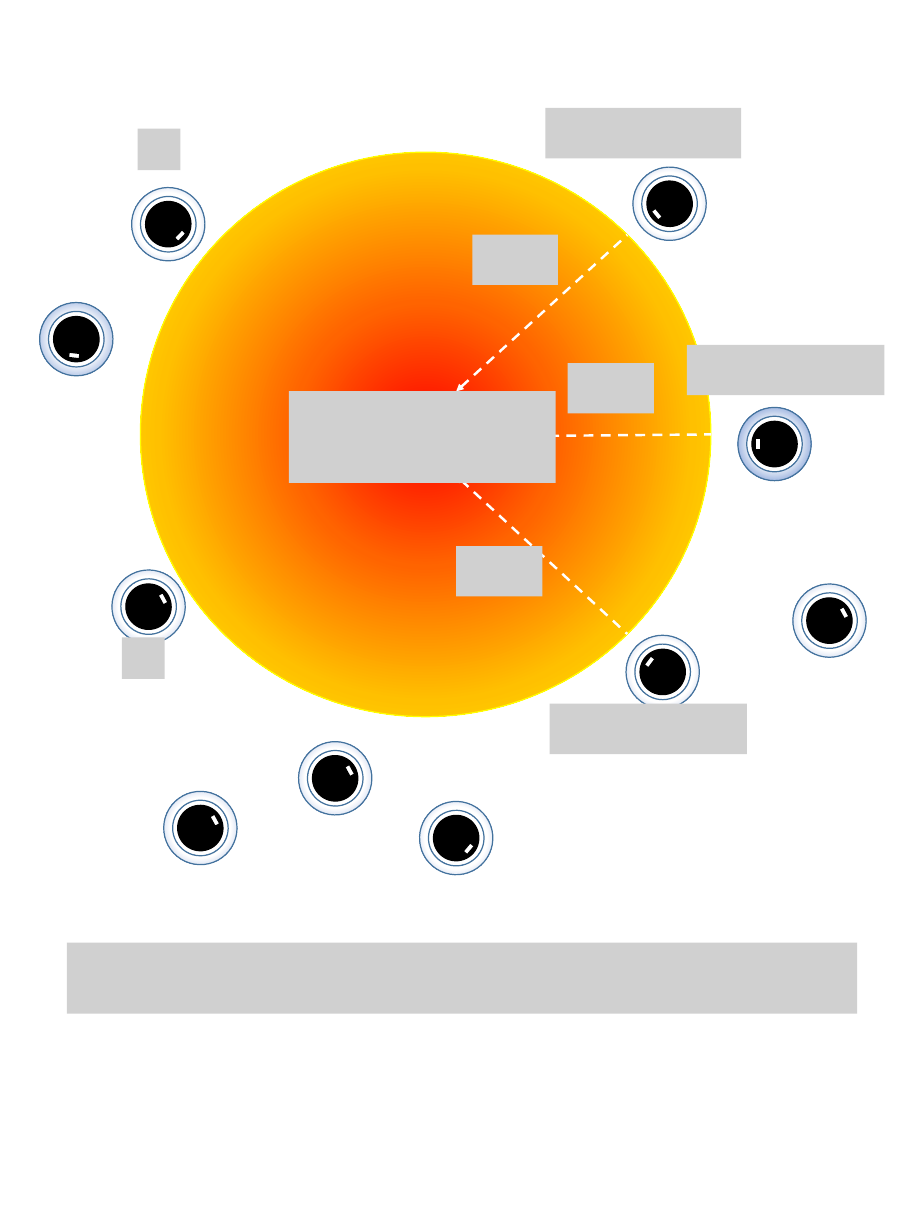
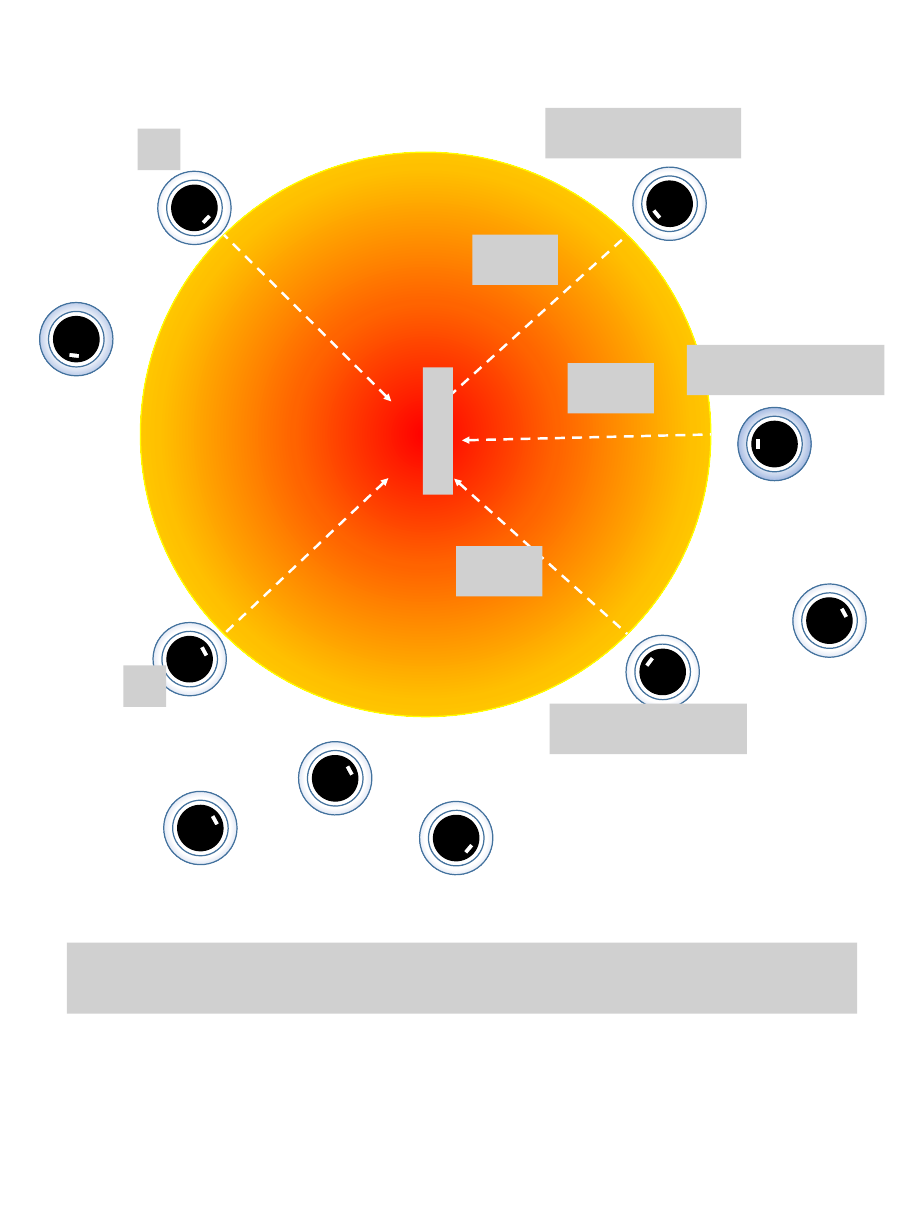
Before and after one commit to akanakia/SigmoidTaskAllocation, a slide deck: slide 1 of Nature/figures.pptx. Drawn at 924x1232 pixels with LibreOffice and Linux fonts; fonts in the diff are those of the drawing; grey boxes stand for pictures. Boxes give left, top, right and bottom in pixels: in the first picture for what was removed or moved away, otherwise in the second. Text is boxed around its words. In the diff, an @@ line names an element or a change of style, - is before the commit and + after.

```diff
--- a/Nature/figures.pptx
+++ b/Nature/figures.pptx
@@ 1 donut, 1 rectangle, 1 ellipse: place and size @@
-1 donut, 1 rectangle, 1 ellipse at [117,172,220,276]
+1 donut, 1 rectangle, 1 ellipse at [142,156,246,260]
@@ arrow moved from (456, 392) - (627, 235) to (444, 401) - (627, 235) @@
@@ picture removed at [289,392,555,483] @@
@@ arrow moved from (456, 436) - (711, 435) to (462, 440) - (711, 435) @@
@@ group added at [123,235,453,707]: 2 pictures, 2 arrows @@
@@ arrow moved from (456, 475) - (627, 634) to (454, 479) - (627, 634) @@
@@ picture removed at [122,637,165,678] @@
@@ 1 donut, 1 ellipse, 1 rectangle: place and size @@
-1 donut, 1 ellipse, 1 rectangle at [99,557,198,656]
+1 donut, 1 ellipse, 1 rectangle at [140,609,239,708]
```
Also in this commit, not shown: 1 slide added, 1 slide removed, 3 other files.
